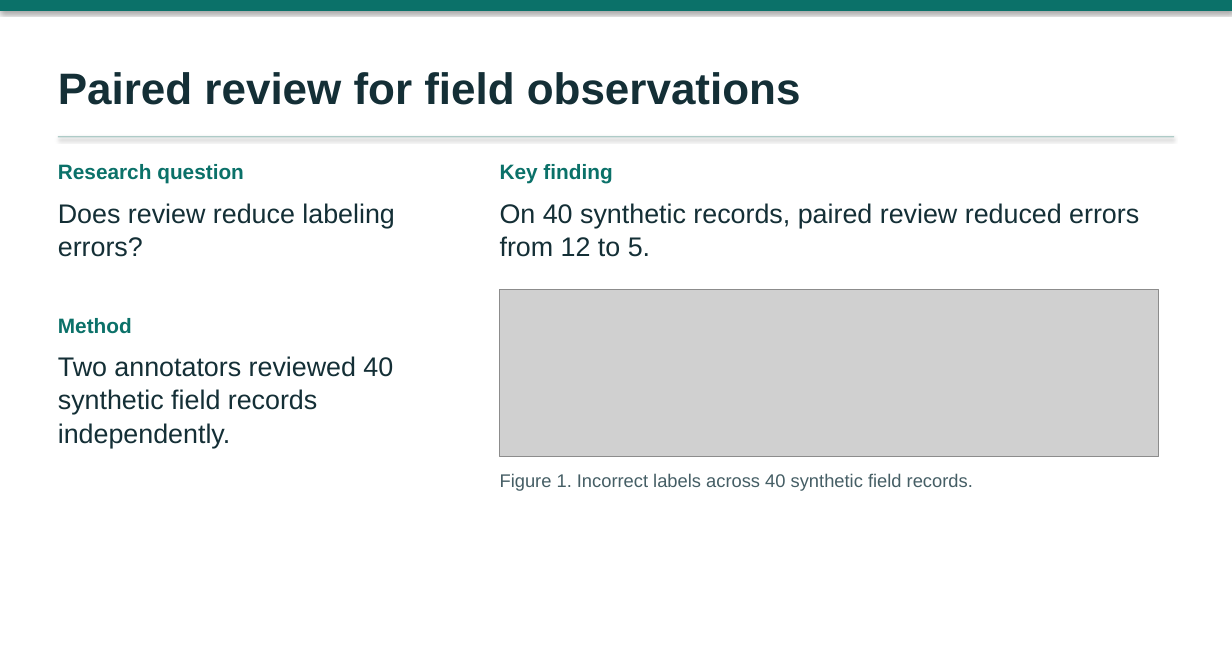
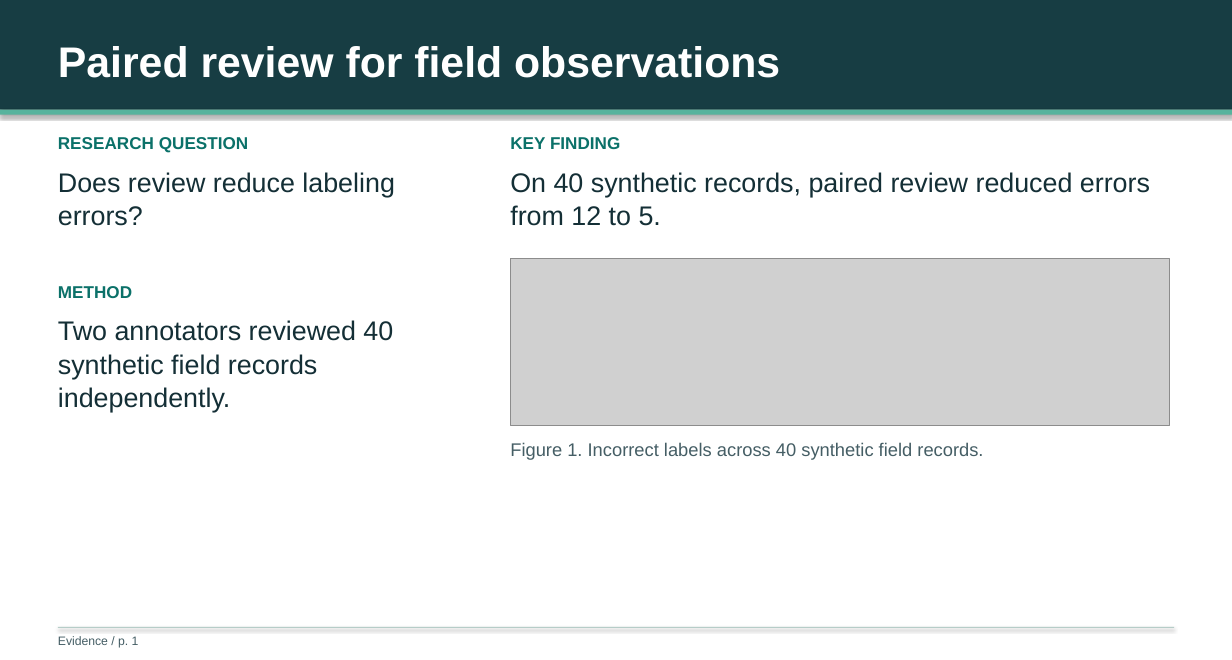
Before and after one commit to yfsui21/HKU-COMP7608B-LLM-Project-poster, a slide deck: slide 1 of examples/poster.pptx. Drawn at 1232x660 pixels with LibreOffice and Linux fonts; fonts in the diff are those of the drawing; grey boxes stand for pictures. Boxes give left, top, right and bottom in pixels: in the first picture for what was removed or moved away, otherwise in the second. Text is boxed around its words. In the diff, an @@ line names an element or a change of style, - is before the commit and + after.

Commit message:
Add source-grounded PDF studio, revision replay and paired strategy trials

```diff
--- a/examples/poster.pptx
+++ b/examples/poster.pptx
@@ rectangle resized from (x1=0, y1=0, x2=1232, y2=11) to (x1=0, y1=0, x2=1232, y2=110) @@
@@ rectangle at (x1=0, y1=0, x2=1232, y2=110): fill #0B7169 to #173D43 @@
@@ text "Paired review for field observations" moved from (x1=58, y1=72, x2=801, y2=105) to (x1=58, y1=46, x2=780, y2=78) @@
@@ text "Paired review for field observations" at (x1=58, y1=46, x2=780, y2=78): size 36 to 35 pt, text colour #142F36 to #FFFFFF; line spacing 45pt to 43.8pt @@
@@ rectangle resized from (x1=58, y1=136, x2=1174, y2=137) to (x1=0, y1=110, x2=1232, y2=115) @@
@@ rectangle at (x1=0, y1=110, x2=1232, y2=115): fill #AECBC7 to #57B39D @@
@@ text at (x1=58, y1=137, x2=248, y2=153): text changed; size 17 to 14 pt @@
-Research question
+RESEARCH QUESTION
@@ text at (x1=510, y1=137, x2=620, y2=149): text changed; size 17 to 14 pt @@
-Key finding
+KEY FINDING
@@ text "Does review reduce labeling" moved from (x1=58, y1=203, x2=395, y2=257) to (x1=58, y1=172, x2=395, y2=226) @@
@@ text "On 40 synthetic records, paired ..." moved from (x1=500, y1=203, x2=1139, y2=257) to (x1=510, y1=172, x2=1150, y2=226) @@
@@ picture moved from (x1=500, y1=290, x2=1159, y2=457) to (x1=510, y1=258, x2=1170, y2=425) @@
@@ text at (x1=58, y1=286, x2=132, y2=298): text changed; size 17 to 14 pt @@
-Method
+METHOD
@@ text "Two annotators reviewed 40" moved from (x1=58, y1=356, x2=393, y2=448) to (x1=58, y1=320, x2=393, y2=413) @@
@@ text "Figure 1. Incorrect labels across ..." moved from (x1=500, y1=473, x2=973, y2=490) to (x1=510, y1=442, x2=983, y2=459) @@
@@ rectangle added at (x1=58, y1=627, x2=1174, y2=627), fill #B6CDC8 @@
@@ text added at (x1=58, y1=636, x2=139, y2=648), 10 pt, text #455E65 @@
+Evidence / p. 1
```
Also in this commit, not shown: 15 other files.
